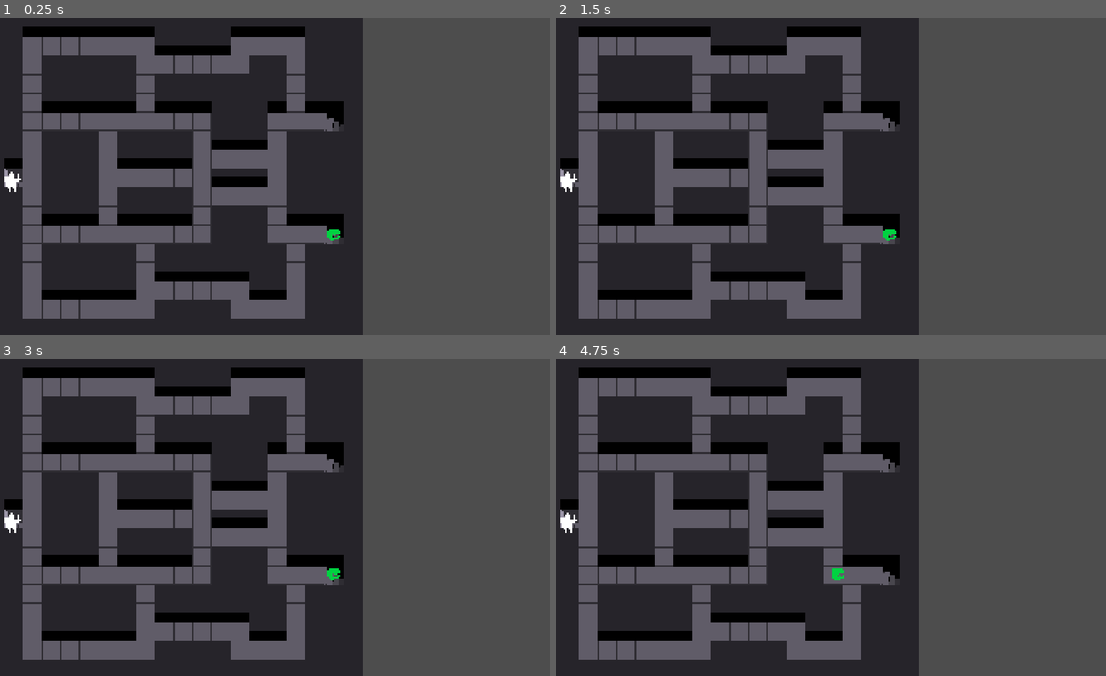
Above: before the commit, frames 1-4 (two rows, left to right).
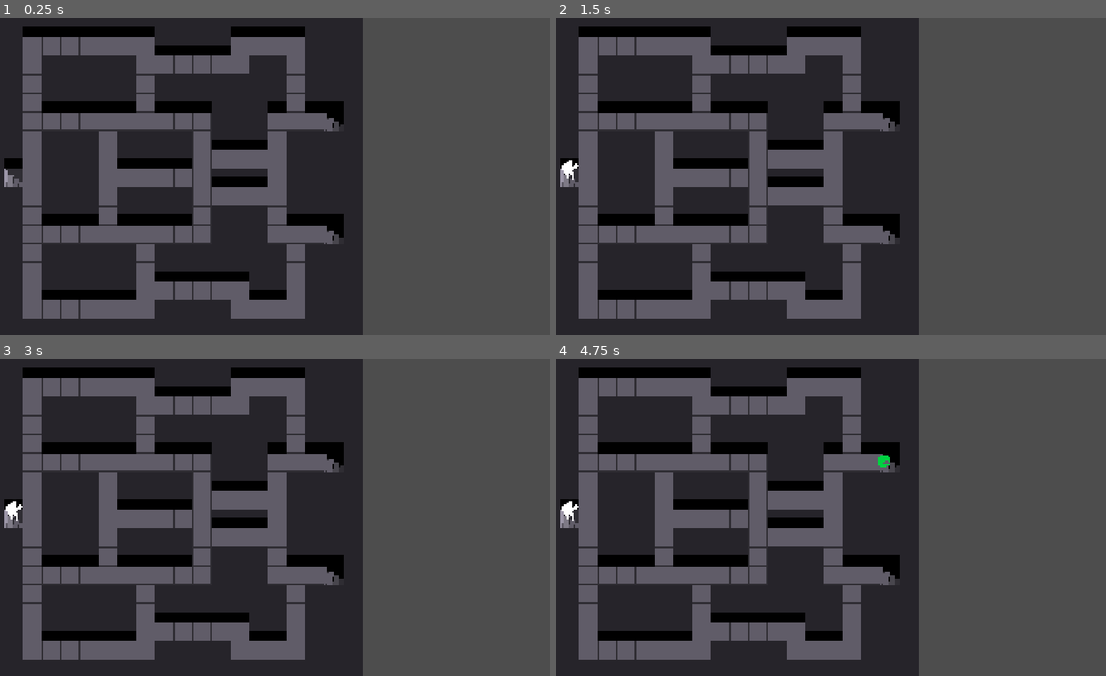
Above: after the commit, the same moments.

Repository: NunoDasNeves/igc-jam-godot-template
Game: Godot game, scene res://main.tscn
Two runs of this game, one before a commit and one after it. Both use one fixed random seed, a clock stepped at 60 frames per second and the inputs below.
Inputs:
- Up to frame 1 (0.25 s): no input
- Up to frame 2 (1.5 s): tap Enter at 0.5 s; hold D (Right) 0.53-1.28 s; hold K 0.53-1.28 s; tap Space at 1.25 s; hold S (Down) from 1.28 s (still down); tap K at 1.35 s
- Up to frame 3 (3 s): tap Enter at 2 s; release S (Down) at 2.03 s; hold D (Right) 2.03-2.78 s; hold K 2.03-2.78 s; tap Space at 2.75 s; hold W (Up) from 2.78 s (still down); tap K at 2.85 s
- Up to frame 4 (4.75 s): tap Enter at 3.5 s; release W (Up) at 3.53 s; hold K 3.53-4.28 s; hold A (Left) from 3.53 s (still down); tap Space at 4.25 s; tap K at 4.35 s

The runs differ from the first frame. In frame 1, 0.2% of the frame differs, in the area x 0-62%, y 48-71%; in frame 2, 0.2%; in frame 3, 0.2%; in frame 4, 0.3%, in the area x 0-61%, y 30-70%.

Commit message:
hero and mimic spawn from the stairwells now, respawn when freed

Diff:
--- a/entities/hero/hero.tscn
+++ b/entities/hero/hero.tscn
@@ -6,7 +6,7 @@
 radius = 11.0
 height = 36.0
 
-[node name="Hero" type="CharacterBody2D"]
+[node name="Hero" type="CharacterBody2D" groups=["hero"]]
 position = Vector2(0, 34)
 collision_layer = 2
 collision_mask = 3
--- a/entities/mimic/mimic.tscn
+++ b/entities/mimic/mimic.tscn
@@ -5,7 +5,7 @@
 [sub_resource type="CircleShape2D" id="CircleShape2D_kleto"]
 radius = 19.88
 
-[node name="Mimic" type="CharacterBody2D"]
+[node name="Mimic" type="CharacterBody2D" groups=["monster"]]
 script = ExtResource("1_71vme")
 
 [node name="Polygon2D" type="Polygon2D" parent="."]
--- a/levels/level.gd
+++ b/levels/level.gd
@@ -5,18 +5,31 @@
 @onready var other_tiles: TileMapLayer = $OtherTiles
 @onready var wall_tiles: TileMapLayer = $WallTiles
 
-var stairs_up_coords: Array[Vector2i] = []
-var stairs_down_coords: Array[Vector2i] = []
+@export var max_heroes: int = 1
+@export var max_monsters: int = 1
+
+class Spawner extends RefCounted:
+	var coord: Vector2i
+	var timer: SceneTreeTimer
+
+var hero_spawners: Array[Spawner] = []
+var monster_spawners: Array[Spawner] = []
 
 func _ready() -> void:
 	# get the spawner tiles
 	var coords = other_tiles.get_used_cells()
 	for coord: Vector2i in coords:
 		var tile_data: TileData = other_tiles.get_cell_tile_data(coord)
-		if tile_data.get_custom_data("stairs_up"):
-			stairs_up_coords.append(coord)
-		if tile_data.get_custom_data("stairs_down"):
-			stairs_down_coords.append(coord)
+		var spawns_heroes = tile_data.get_custom_data("stairs_up")
+		var spawns_monsters = tile_data.get_custom_data("stairs_down")
+		if spawns_heroes or spawns_monsters:
+			var spawner = Spawner.new()
+			spawner.coord = coord
+			spawner.timer = get_tree().create_timer(0.5)
+			if spawns_heroes:
+				hero_spawners.append(spawner)
+			if spawns_monsters:
+				monster_spawners.append(spawner)
 
 func coord_is_wall(coord: Vector2i) -> bool:
 	var tile_data: TileData = wall_tiles.get_cell_tile_data(coord)
--- a/main.tscn
+++ b/main.tscn
@@ -1,12 +1,10 @@
-[gd_scene load_steps=8 format=3 uid="uid://cib81fcg33t4e"]
+[gd_scene load_steps=6 format=3 uid="uid://cib81fcg33t4e"]
 
 [ext_resource type="Script" uid="uid://bjnw0tr11q2h8" path="res://main.gd" id="1_0xm2m"]
 [ext_resource type="Script" uid="uid://dtgcr1m25t20a" path="res://world.gd" id="2_7mycd"]
 [ext_resource type="PackedScene" uid="uid://cdy73hh05cxw8" path="res://levels/level_0.tscn" id="3_272bh"]
 [ext_resource type="PackedScene" uid="uid://b326cb226l8ye" path="res://ui/pause_menu.tscn" id="4_1bvp3"]
 [ext_resource type="Script" path="res://entities/entity_class.gd" id="4_ixft2"]
-[ext_resource type="PackedScene" uid="uid://mqinaasi0323" path="res://entities/hero/hero.tscn" id="5_an6f7"]
-[ext_resource type="PackedScene" uid="uid://3tgyoc0ngvsg" path="res://entities/mimic/mimic.tscn" id="6_2hlvy"]
 
 [node name="Main" type="Node"]
 process_mode = 3
@@ -21,12 +19,6 @@
 [node name="Entities" type="Node2D" parent="World"]
 script = ExtResource("4_ixft2")
 
-[node name="Hero" parent="World/Entities" instance=ExtResource("5_an6f7")]
-position = Vector2(91, 588)
-
-[node name="Mimic" parent="World/Entities" instance=ExtResource("6_2hlvy")]
-position = Vector2(1184, 740)
-
 [node name="UI" type="CanvasLayer" parent="."]
 
 [node name="PauseMenu" parent="UI" instance=ExtResource("4_1bvp3")]
--- a/project.godot
+++ b/project.godot
@@ -30,6 +30,11 @@
 window/size/window_width_override=1280
 window/size/window_height_override=720
 window/stretch/mode="canvas_items"
+
+[global_group]
+
+hero=""
+monster=""
 
 [gui]
 
--- a/world.gd
+++ b/world.gd
@@ -1,5 +1,6 @@
 extends Node2D
 
+@onready var entities_container: Node2D = $Entities
 @onready var level: Level = $Level
 
 func _ready() -> void:
@@ -64,6 +65,41 @@
 		if to_center.dot(move_dir) > 0 or !level.coord_is_wall(coord + move_n_dir):
 			entity.move_dir = move_dir
 
+func spawn_entity(spawner: Level.Spawner, scene: PackedScene) -> void:
+	var node = scene.instantiate()
+	entities_container.add_child(node)
+	var pos = level.other_tiles.map_to_local(spawner.coord)
+	node.global_position = pos
+	# this shoould be the case? $Level, $Entities, $World shouldn't be transformed..
+	assert(node.position == node.global_position)
+	# wait a bit before this spawner can be used again
+	spawner.timer = get_tree().create_timer(0.5)
+
+func spawn_entities(spawners: Array[Level.Spawner], num: int, scene:PackedScene) -> void:
+	spawners.shuffle()
+	while num > 0 and spawners.size() > 0:
+		var spawner = spawners.pop_back()
+		if spawner.timer.time_left <= 0:
+			spawn_entity(spawner, scene)
+			num -= 1
+
 func _physics_process(delta: float) -> void:
-	for entity: Entity in $Entities.get_children():
+	for entity: Entity in entities_container.get_children():
 		process_entity(entity)
+
+	# figure out how much stuff to spawn and get the spawners
+	var num_heroes = get_tree().get_node_count_in_group("hero")
+	var num_heroes_to_spawn = max(level.max_heroes - num_heroes, 0)
+	if num_heroes_to_spawn > 0:
+		spawn_entities(level.hero_spawners.duplicate(), num_heroes_to_spawn,  preload("res://entities/hero/hero.tscn"))
+
+	var num_monsters = get_tree().get_node_count_in_group("monster")
+	var num_monsters_to_spawn = max(level.max_monsters - num_monsters, 0)
+	if num_monsters_to_spawn > 0:
+		spawn_entities(level.monster_spawners.duplicate(), num_monsters_to_spawn,  preload("res://entities/mimic/mimic.tscn"))
+
+	# kill first monster in group, for testing spawning
+	if Input.is_key_pressed(KEY_K):
+		var monsters = get_tree().get_nodes_in_group("monster")
+		if monsters.size() > 0:
+			monsters[0].queue_free()
